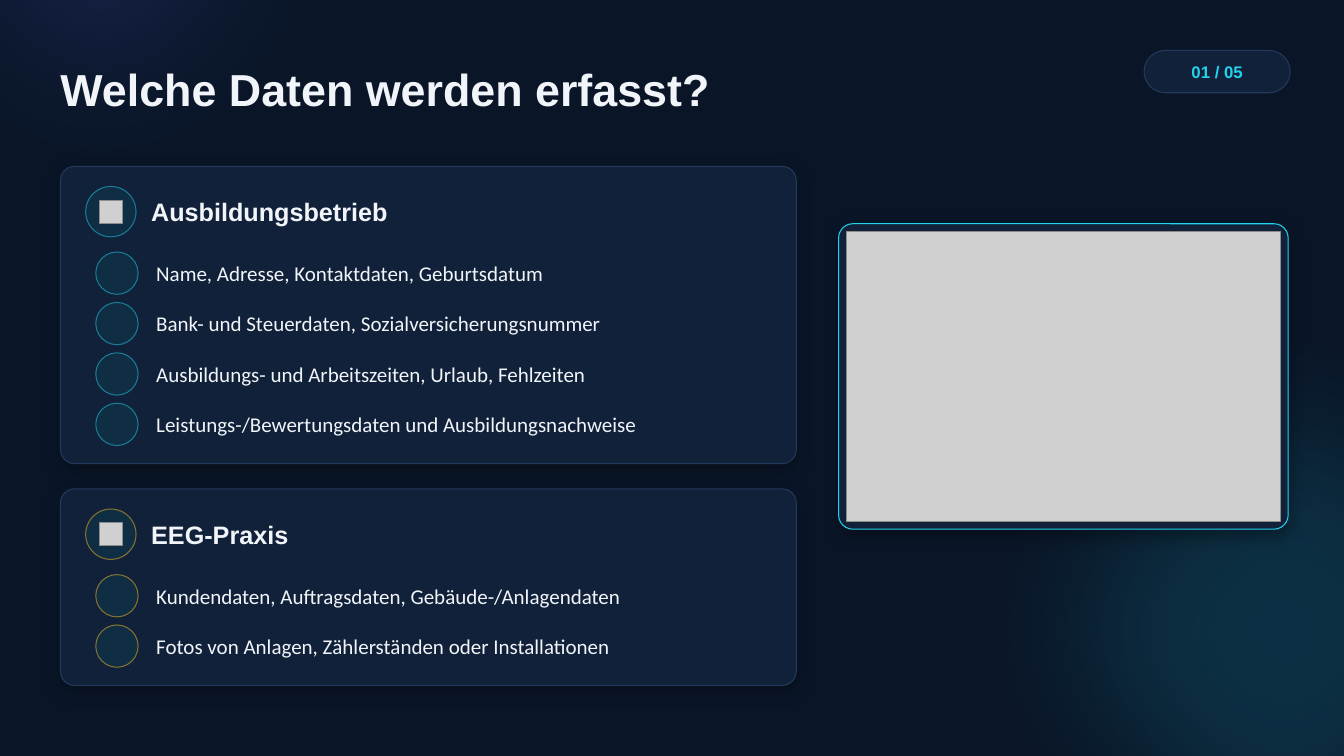
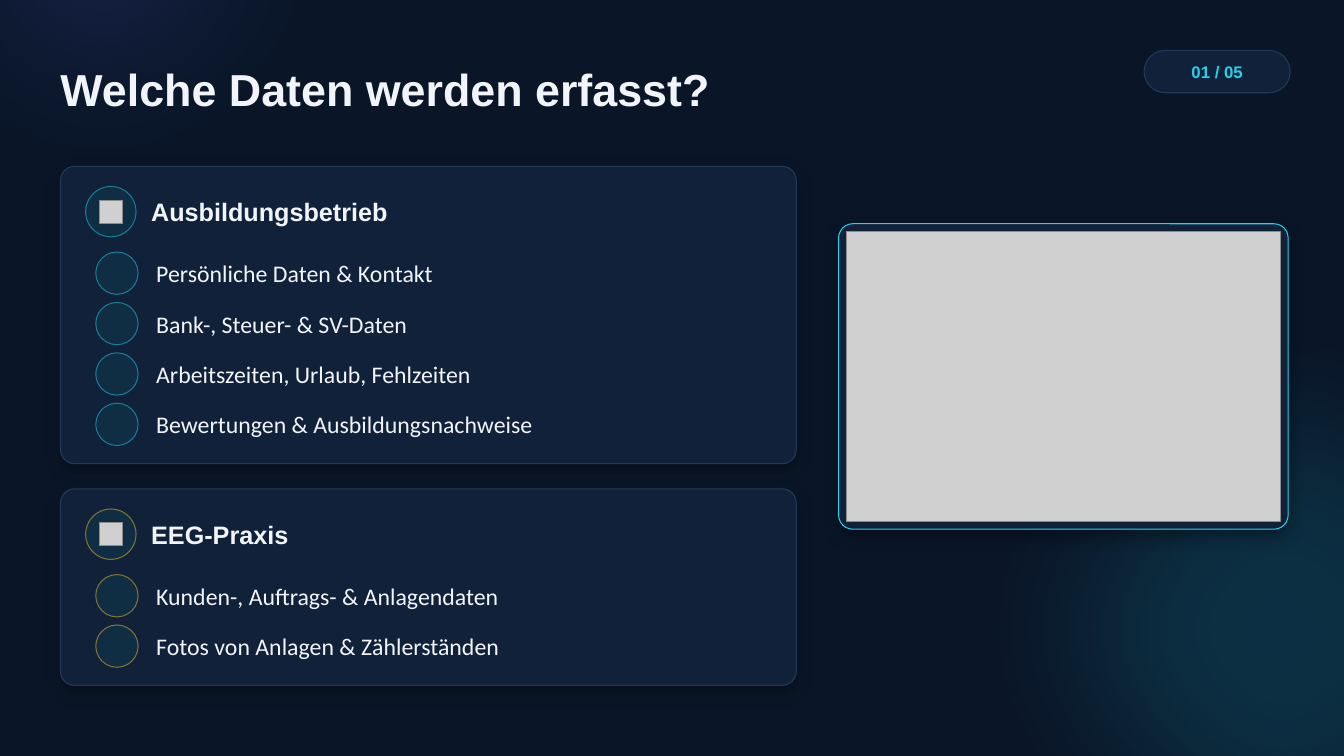
Before and after one commit to dalmaguergarces-dev/Trade, a slide deck: slide 3 of Datenschutz_EEG_animiert.pptx. Drawn at 1344x756 pixels with LibreOffice and Linux fonts; fonts in the diff are those of the drawing; grey boxes stand for pictures; background and template pictures are left out. Boxes give left, top, right and bottom in pixels: in the first picture for what was removed or moved away, otherwise in the second. Text is boxed around its words. In the diff, an @@ line names an element or a change of style, - is before the commit and + after.

```diff
--- a/Datenschutz_EEG_animiert.pptx
+++ b/Datenschutz_EEG_animiert.pptx
@@ text at box(156, 265, 433, 282): text changed; size 15 to 17 pt @@
-Name, Adresse, Kontaktdaten, Geburtsdatum
+Persönliche Daten & Kontakt
@@ text at box(156, 316, 406, 336): text changed; size 15 to 17 pt @@
-Bank- und Steuerdaten, Sozialversicherungsnummer
+Bank-, Steuer- & SV-Daten
@@ text at box(156, 366, 471, 386): text changed; size 15 to 17 pt @@
-Ausbildungs- und Arbeitszeiten, Urlaub, Fehlzeiten
+Arbeitszeiten, Urlaub, Fehlzeiten
@@ text at box(156, 416, 532, 437): text changed; size 15 to 17 pt @@
-Leistungs-/Bewertungsdaten und Ausbildungsnachweise
+Bewertungen & Ausbildungsnachweise
@@ text at box(156, 588, 498, 609): text changed; size 15 to 17 pt @@
-Kundendaten, Auftragsdaten, Gebäude-/Anlagendaten
+Kunden-, Auftrags- & Anlagendaten
@@ text at box(156, 638, 499, 659): text changed; size 15 to 17 pt @@
-Fotos von Anlagen, Zählerständen oder Installationen
+Fotos von Anlagen & Zählerständen
```
Also in this commit, not shown: 4 other slides changed.
